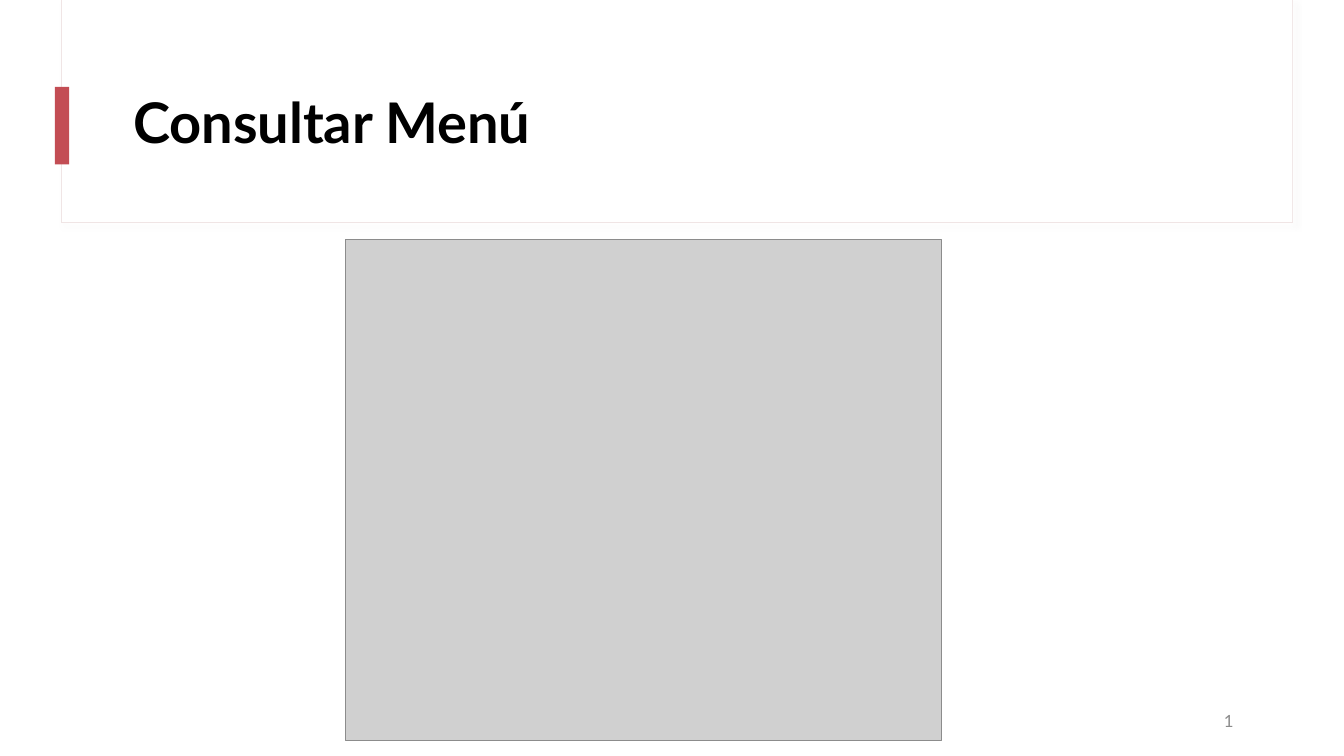
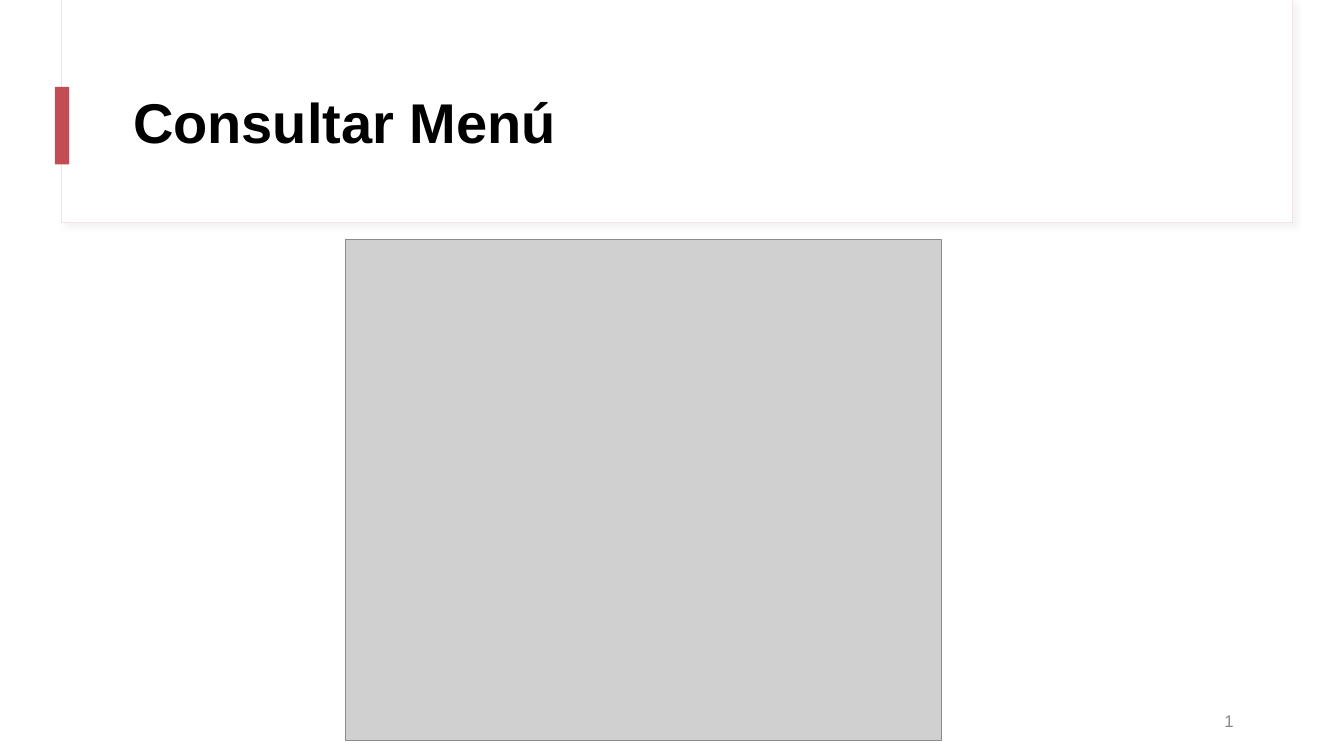
Before and after one commit to martipages/ES23UAB431-02, a slide deck: slide 1 of ENTREGA FINAL/4. Diagramas de secuencia/Alejandro Ibarra.pptx. Drawn at 1344x756 pixels with LibreOffice and Linux fonts; fonts in the diff are those of the drawing; grey boxes stand for pictures. Boxes give left, top, right and bottom in pixels: in the first picture for what was removed or moved away, otherwise in the second. Text is boxed around its words. In the diff, an @@ line names an element or a change of style, - is before the commit and + after.

```diff
--- a/ENTREGA FINAL/4. Diagramas de secuencia/Alejandro Ibarra.pptx
+++ b/ENTREGA FINAL/4. Diagramas de secuencia/Alejandro Ibarra.pptx
@@ rectangle at <box>62,0,1293,223</box>: outline #F0E5E5 0.75 pt to #F1E3E3 0.75 pt; shadow changed @@
@@ title "Consultar Menú" at <box>133,102,556,144</box>: font Lato to Arial @@
```
Also in this commit, not shown: 12 other slides changed, 1 slide added, 1 slide removed, 6 other files.
